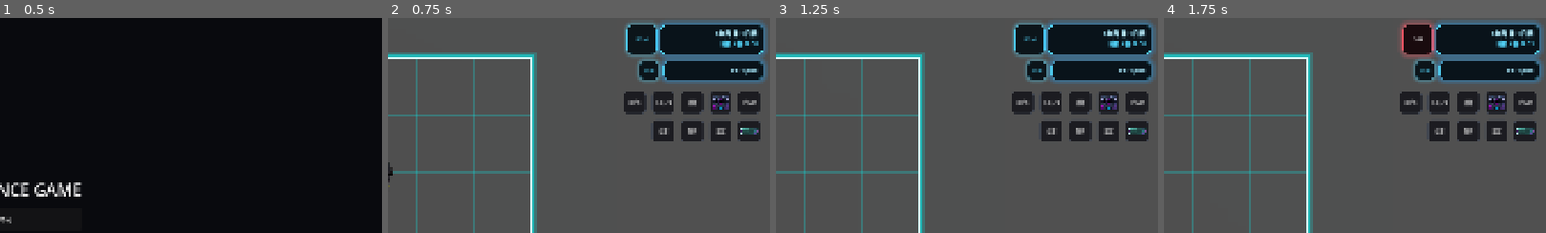
Above: before the commit, frames 1-4 (left to right).
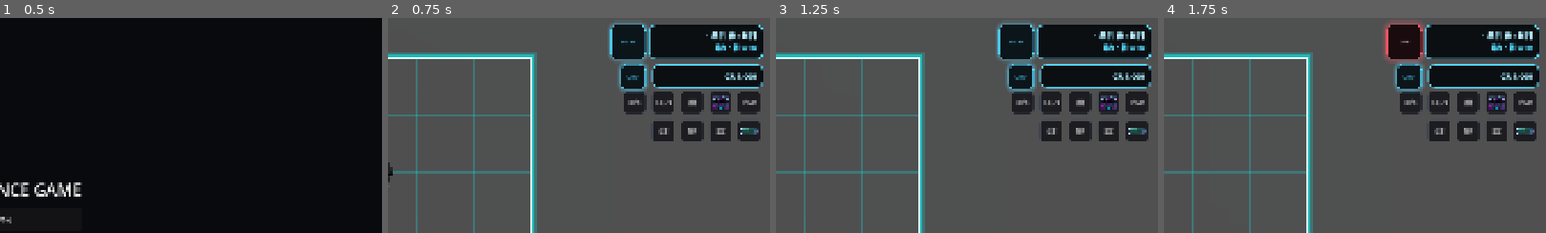
Above: after the commit, the same moments.

Repository: grimoire1089-coder/optimistic
Game: Godot game, scene res://Scenes/Boot/TitleScene.tscn
The game is run twice, just before and just after one commit, with the same random seed, the same clock (stepped at 60 frames per second) and the same inputs. Sound files missing from this copy of the repository are replaced by a short silence.
Inputs:
- Up to frame 1 (0.5 s): no input
- Up to frame 2 (0.75 s): click "はじめる" at 0.5 s
- Up to frame 3 (1.25 s): no input
- Up to frame 4 (1.75 s): click "BGM" at 1.25 s
The pictures show only the part of the screen within x 50-100%, y 0-50%; the shares and areas given below are measured in that part.

Frame 1 is identical in both runs. In frame 2, 7.7% of the frame differs, in the area x 57-100%, y 0-36%; in frame 3, 7.7%; in frame 4, 7.8%.

Commit message:
Update project

Diff:
--- a/Scenes/UI/HUD/ClockDisplay.tscn
+++ b/Scenes/UI/HUD/ClockDisplay.tscn
@@ -7,10 +7,10 @@
 anchors_preset = 1
 anchor_left = 1.0
 anchor_right = 1.0
-offset_left = -360.0
+offset_left = -400.0
 offset_top = 16.0
 offset_right = -16.0
-offset_bottom = 92.0
+offset_bottom = 104.0
 grow_horizontal = 0
 script = ExtResource("1_clock_display")
 
@@ -25,7 +25,7 @@
 
 [node name="BGMMuteButton" type="Button" parent="HBoxContainer"]
 unique_name_in_owner = true
-custom_minimum_size = Vector2(76, 76)
+custom_minimum_size = Vector2(88, 88)
 layout_mode = 2
 size_flags_vertical = 3
 tooltip_text = "BGMミュート"
@@ -34,17 +34,17 @@
 
 [node name="PanelContainer" type="PanelContainer" parent="HBoxContainer"]
 unique_name_in_owner = true
-custom_minimum_size = Vector2(252, 0)
+custom_minimum_size = Vector2(288, 0)
 layout_mode = 2
 size_flags_horizontal = 3
 size_flags_vertical = 3
 
 [node name="MarginContainer" type="MarginContainer" parent="HBoxContainer/PanelContainer"]
 layout_mode = 2
-theme_override_constants/margin_left = 16
-theme_override_constants/margin_top = 10
-theme_override_constants/margin_right = 16
-theme_override_constants/margin_bottom = 10
+theme_override_constants/margin_left = 18
+theme_override_constants/margin_top = 12
+theme_override_constants/margin_right = 18
+theme_override_constants/margin_bottom = 12
 
 [node name="VBoxContainer" type="VBoxContainer" parent="HBoxContainer/PanelContainer/MarginContainer"]
 layout_mode = 2
--- a/Scenes/UI/HUD/CreditPanel.tscn
+++ b/Scenes/UI/HUD/CreditPanel.tscn
@@ -7,10 +7,10 @@
 anchors_preset = 1
 anchor_left = 1.0
 anchor_right = 1.0
-offset_left = -268.0
-offset_top = 108.0
+offset_left = -296.0
+offset_top = 116.0
 offset_right = -16.0
-offset_bottom = 156.0
+offset_bottom = 176.0
 grow_horizontal = 0
 
 [node name="PanelContainer" type="PanelContainer" parent="."]
@@ -24,10 +24,10 @@
 
 [node name="MarginContainer" type="MarginContainer" parent="PanelContainer"]
 layout_mode = 2
-theme_override_constants/margin_left = 16
-theme_override_constants/margin_top = 10
-theme_override_constants/margin_right = 16
-theme_override_constants/margin_bottom = 10
+theme_override_constants/margin_left = 18
+theme_override_constants/margin_top = 12
+theme_override_constants/margin_right = 18
+theme_override_constants/margin_bottom = 12
 
 [node name="CreditLabel" type="Label" parent="PanelContainer/MarginContainer"]
 unique_name_in_owner = true
--- a/Scripts/Scenes/Main/MainScene.gd
+++ b/Scripts/Scenes/Main/MainScene.gd
@@ -11,8 +11,8 @@
 const RIGHT_TRAVEL_BUTTON_POSITION := Vector2(-332.0, 184.0)
 const RIGHT_TRAVEL_BUTTON_SIZE := Vector2(48.0, 48.0)
 const MAP_GRID_TOGGLE_BUTTON_NAME := "MapGridToggleButton"
-const MAP_GRID_TOGGLE_BUTTON_POSITION := Vector2(-328.0, 108.0)
-const MAP_GRID_TOGGLE_BUTTON_SIZE := Vector2(48.0, 48.0)
+const MAP_GRID_TOGGLE_BUTTON_POSITION := Vector2(-376.0, 116.0)
+const MAP_GRID_TOGGLE_BUTTON_SIZE := Vector2(64.0, 64.0)
 const HUD_BUTTON_SIZE := Vector2(56.0, 56.0)
 const AI_CHARACTER_HUD_SIZE := Vector2(356.0, 336.0)
 const AI_CHARACTER_HUD_BOTTOM_RIGHT_MARGIN := Vector2(24.0, 92.0)
@@ -329,7 +329,7 @@
 	var style := StyleBoxFlat.new()
 	style.bg_color = bg_color
 	style.border_color = border_color
-	style.set_border_width_all(1)
+	style.set_border_width_all(2)
 	style.set_corner_radius_all(14)
 	style.shadow_color = Color(border_color.r, border_color.g, border_color.b, 0.35)
 	style.shadow_size = 10
@@ -341,7 +341,7 @@
 	button.add_theme_color_override("font_color", font_color)
 	button.add_theme_color_override("font_hover_color", font_color)
 	button.add_theme_color_override("font_pressed_color", font_color)
-	button.add_theme_font_size_override("font_size", 10)
+	button.add_theme_font_size_override("font_size", 12)
 
 
 func _apply_reserved_bottom_hud_layout() -> void:
--- a/Scripts/UI/HUD/ClockDisplay.gd
+++ b/Scripts/UI/HUD/ClockDisplay.gd
@@ -7,8 +7,9 @@
 @export var panel_glow_color: Color = Color(0.12, 0.65, 1.0, 0.38)
 @export var time_text_color: Color = Color(0.86, 0.97, 1.0, 1.0)
 @export var phase_text_color: Color = Color(0.33, 0.85, 1.0, 1.0)
+@export_range(0, 8, 1) var panel_border_width: int = 3
 @export_range(0, 32, 1) var panel_corner_radius: int = 16
-@export_range(0, 32, 1) var panel_glow_size: int = 14
+@export_range(0, 32, 1) var panel_glow_size: int = 0
 
 @onready var bgm_mute_button: Button = %BGMMuteButton
 @onready var panel_container: PanelContainer = %PanelContainer
@@ -46,7 +47,7 @@
 		var panel_style := StyleBoxFlat.new()
 		panel_style.bg_color = panel_bg_color
 		panel_style.border_color = panel_border_color
-		panel_style.set_border_width_all(1)
+		panel_style.set_border_width_all(panel_border_width)
 		panel_style.set_corner_radius_all(panel_corner_radius)
 		panel_style.shadow_color = panel_glow_color
 		panel_style.shadow_size = panel_glow_size
@@ -54,8 +55,8 @@
 		panel_style.set_content_margin_all(0.0)
 		panel_container.add_theme_stylebox_override("panel", panel_style)
 
-	_apply_label_neon_style(time_label, time_text_color, 16, 1)
-	_apply_label_neon_style(phase_label, phase_text_color, 13, 1)
+	_apply_label_neon_style(time_label, time_text_color, 19, 1)
+	_apply_label_neon_style(phase_label, phase_text_color, 15, 1)
 
 	if bgm_mute_button != null:
 		_apply_bgm_mute_button_style(AudioSettings.is_muted(AudioSettings.BUS_BGM))
@@ -123,7 +124,7 @@
 	bgm_mute_button.add_theme_color_override("font_color", button_font_color)
 	bgm_mute_button.add_theme_color_override("font_hover_color", button_font_color)
 	bgm_mute_button.add_theme_color_override("font_pressed_color", button_font_color)
-	bgm_mute_button.add_theme_font_size_override("font_size", 12)
+	bgm_mute_button.add_theme_font_size_override("font_size", 14)
 
 
 func _find_clock() -> GameClockSystem:
--- a/Scripts/UI/HUD/CreditDisplay.gd
+++ b/Scripts/UI/HUD/CreditDisplay.gd
@@ -7,8 +7,9 @@
 @export var panel_border_color: Color = Color(0.33, 0.85, 1.0, 0.95)
 @export var panel_glow_color: Color = Color(0.12, 0.65, 1.0, 0.38)
 @export var text_color: Color = Color(0.86, 0.97, 1.0, 1.0)
+@export_range(0, 8, 1) var panel_border_width: int = 3
 @export_range(0, 32, 1) var panel_corner_radius: int = 16
-@export_range(0, 32, 1) var panel_glow_size: int = 14
+@export_range(0, 32, 1) var panel_glow_size: int = 0
 
 
 func _ready() -> void:
@@ -37,7 +38,7 @@
 		var panel_style := StyleBoxFlat.new()
 		panel_style.bg_color = panel_bg_color
 		panel_style.border_color = panel_border_color
-		panel_style.set_border_width_all(1)
+		panel_style.set_border_width_all(panel_border_width)
 		panel_style.set_corner_radius_all(panel_corner_radius)
 		panel_style.shadow_color = panel_glow_color
 		panel_style.shadow_size = panel_glow_size
@@ -47,7 +48,7 @@
 
 	add_theme_color_override("font_color", text_color)
 	add_theme_color_override("font_shadow_color", Color(panel_border_color.r, panel_border_color.g, panel_border_color.b, 0.55))
-	add_theme_font_size_override("font_size", 16)
+	add_theme_font_size_override("font_size", 19)
 	add_theme_constant_override("shadow_offset_x", 0)
 	add_theme_constant_override("shadow_offset_y", 0)
 	add_theme_constant_override("shadow_outline_size", 1)
